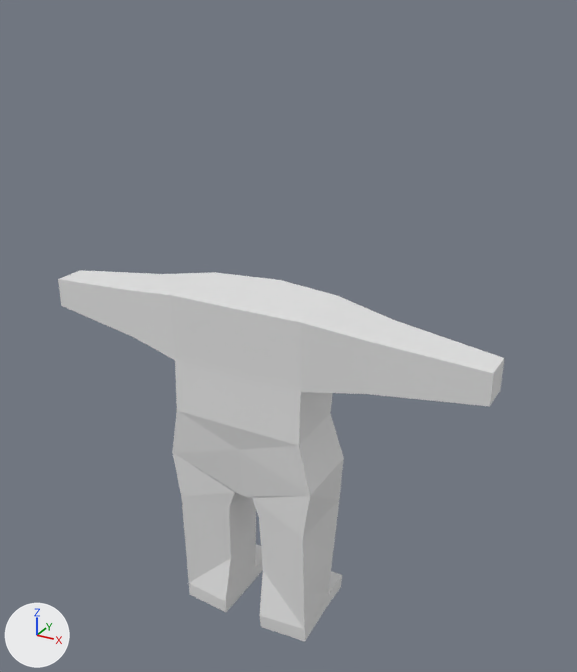
Renders of the Blender file blends/body2.blend from each side of a commit.
Both versions are drawn from a 50 mm camera at (3.55, -5.79, 4.89) aimed at (0.19, 0.32, 1.83). Arrows for +X, +Y and +Z are at lower left; the lights stay in place.

Before the edit, the objects in view are built like this:
```python
me_cube = bpy.data.meshes.new('Cube')
me_cube.from_pydata(...)  # 70 vertices, 63 faces; spans x -2.26..0.0, y 0.25..1.24, z -2.52..1.0
me_cube.materials.append(mat_material)  # white #e7e7e7
ob_cube = bpy.data.objects.new('Cube', me_cube)
ob_cube.location = (0.0, -0.61, 1.3)
_m = ob_cube.modifiers.new('Mirror', 'MIRROR')
```
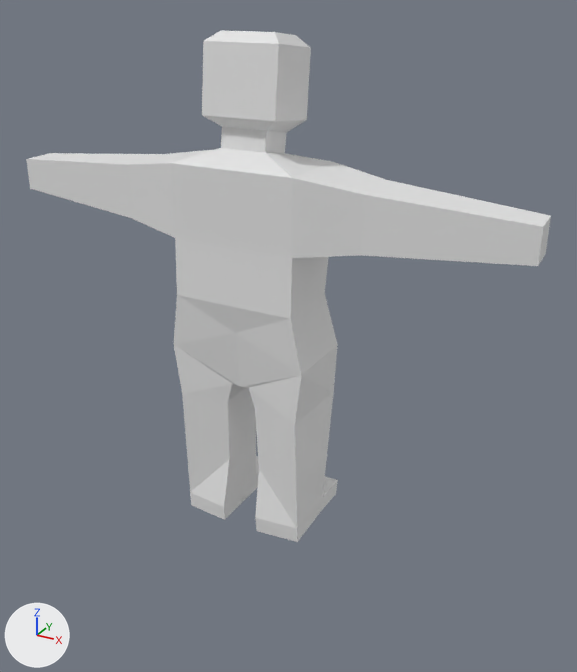
Where the change shows, as pixel boxes [x1, y1, x2, y2] in the pictures (577 x 672 px):
'Cube', reshaped, moved, rescaled (18% wider, 38% taller): before [58, 270, 504, 641]; after [26, 30, 551, 542]
part 1 of me_cube, built on: before [58, 270, 504, 406]; after [26, 30, 551, 266]

The change in detail:
me_cube is used by ob_cube; location (0.0, -0.61, 1.3).
me_cube had 70 vertices, 63 faces and spanned x -2.26..0.0, y 0.25..1.24, z -2.52..1.0.
me_cube now has 88 vertices, 75 faces and spans x -2.85..0.0, y 0.25..1.24, z -2.52..2.04.
Part 1, on me_cube:
1 face is deleted.
8 vertices move from x -2.26..-1.24, y 0.37..0.91, z 0.43..0.92 to x -2.85..-1.3, y 0.37..0.9, z 0.43..0.92.
20 vertices are added at x -0.4..0.0, y 0.42..1.19, z 1.05..2.04.
16 new faces join them.
Object 'Cube' (ob_cube) moves from (0.0, -0.61, 1.3) to (0.0, -0.61, 2.51).
Object 'Cube' (ob_cube) is rescaled from (1.0, 1.0, 1.0) to (0.871, 1.0, 1.0).
